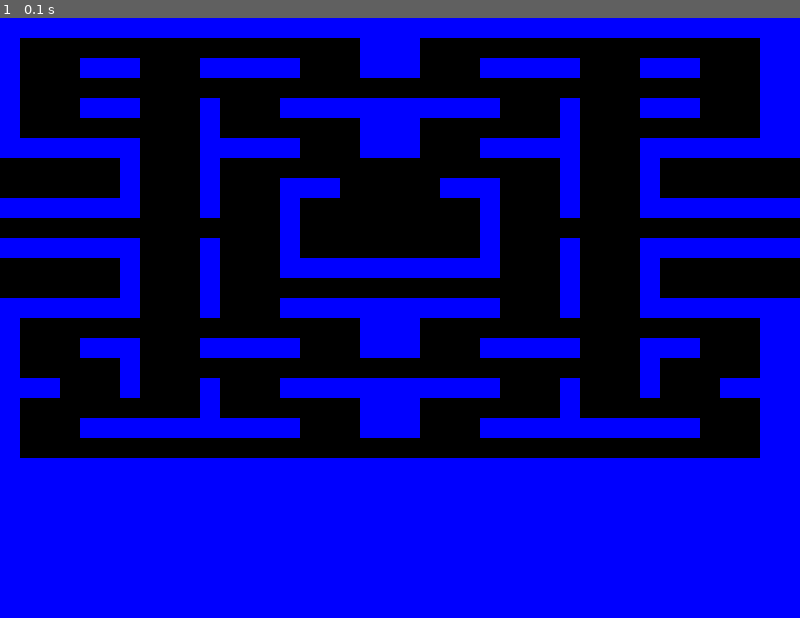
Above: before the commit, frame 1.
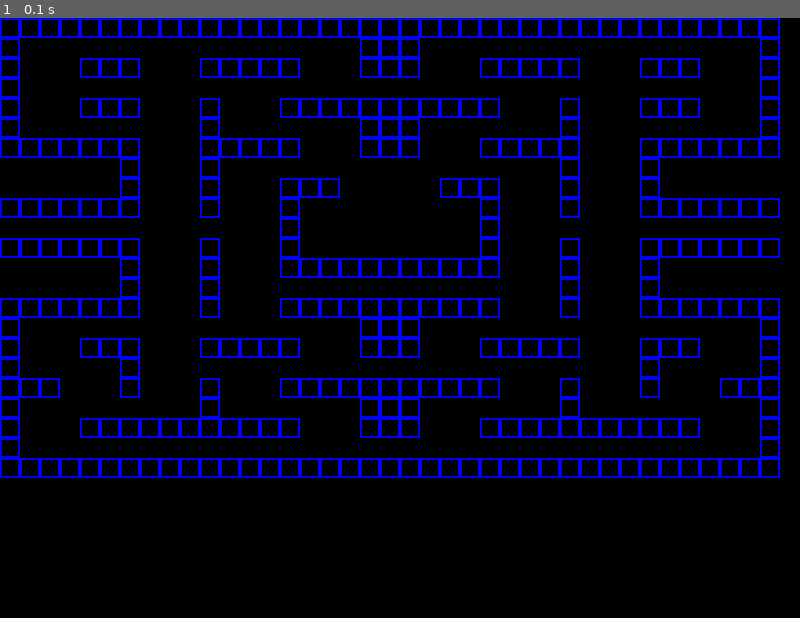
Above: after the commit, the same moment.

Repository: pavelmis03/pacman
Game: pygame game, started from src/main.py
The game is run twice, just before and just after one commit, with the same random seed, the same clock (stepped at 60 frames per second) and the same inputs.
Inputs:
- Up to frame 1 (0.1 s): no input

The runs differ from the first frame. In frame 1, 43% of the frame differs, in the area x 0-100%, y 0-100%.

Commit message:
Fixed field drawing + changed it appearance

Diff:
--- a/src/field.py
+++ b/src/field.py
@@ -5,12 +5,13 @@
 
 
 class Field(DrawableObject):
-    def __init__(self, game_object, cell_size=20):
+    def __init__(self, game_object, cell_size=20, position=[0, 0]):
         super().__init__(game_object)
         # don't touch cell_size, game level is builded for it and window w & h
         # window width and height must be multiply of cell_size
         # on the original photo 28x30
         self.cell_size = cell_size
+        self.offset = position
         self.cells = [
             "#######################################",
             "# . . . * . . . . ### . . . . * . . . #",
@@ -37,14 +38,15 @@
             "#######################################"
         ]
         self.WALL = '#'
+        self.bump = 2 # выпуклость стен, сделай больше и посмотри что выйдет))
 
     def process_draw(self):
         for i in range(len(self.cells)):
             for j in range(len(self.cells[i])):
-                x = j*self.cell_size
-                y = i*self.cell_size
+                x = self.offset[0] + j*self.cell_size
+                y = self.offset[1] + i*self.cell_size
                 if self.cells[i][j] == self.WALL:
                     color = Color.BLUE
                 else:
                     color = Color.BLACK
-                pygame.draw.rect(self.game_object.screen, color, (x, y, x+self.cell_size, y+self.cell_size))
+                pygame.draw.rect(self.game_object.screen, color, (x, y, self.cell_size, self.cell_size), self.bump)
